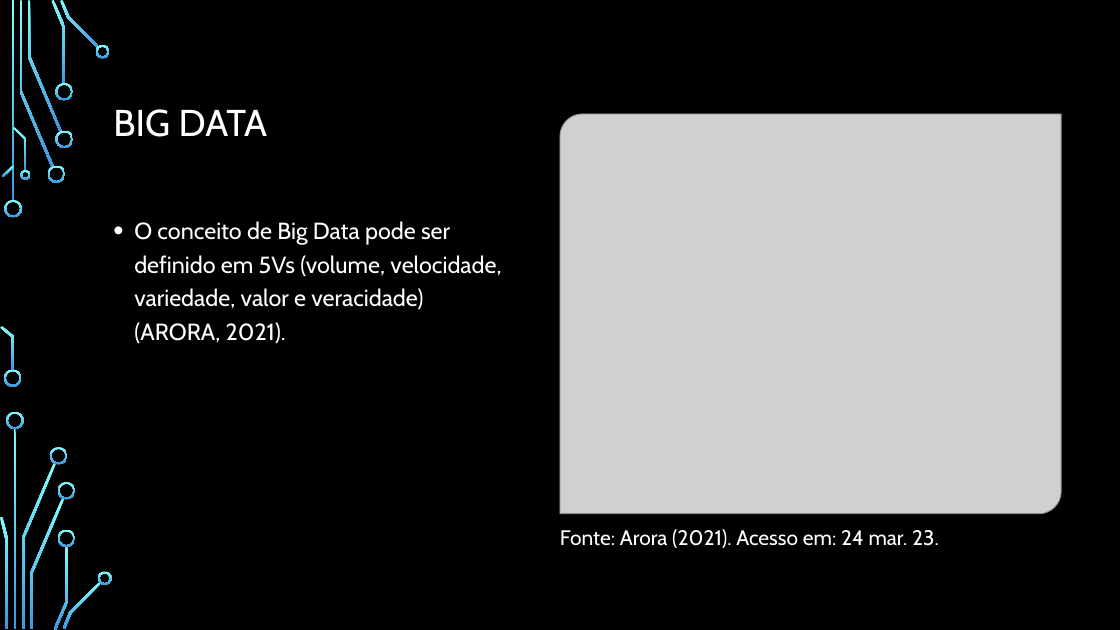
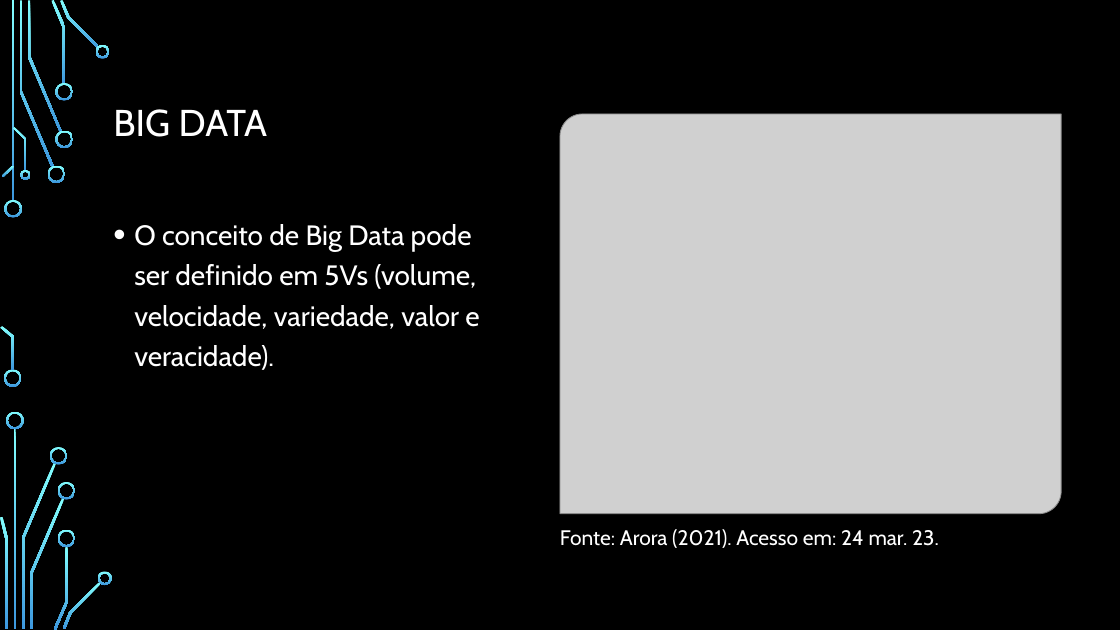
Before and after one commit to adsonb87/tcc, a slide deck: slide 5 of TCC/Resumo/Apresentação.pptx. Drawn at 1120x630 pixels with LibreOffice and Linux fonts; fonts in the diff are those of the drawing; grey boxes stand for pictures; background and template pictures are left out. Boxes give left, top, right and bottom in pixels: in the first picture for what was removed or moved away, otherwise in the second. Text is boxed around its words. In the diff, an @@ line names an element or a change of style, - is before the commit and + after.

```diff
--- a/TCC/Resumo/Apresentação.pptx
+++ b/TCC/Resumo/Apresentação.pptx
@@ text at (134, 224, 479, 370): text changed; size 20 to 24 pt @@
-• O conceito de Big Data pode ser definido em 5Vs (volume, velocidade, variedade, valor e veracidade) (ARORA, 2021).
+• O conceito de Big Data pode ser definido em 5Vs (volume, velocidade, variedade, valor e veracidade).
```
Also in this commit, not shown: 19 other slides changed, 2 slides removed, 5 other files.
